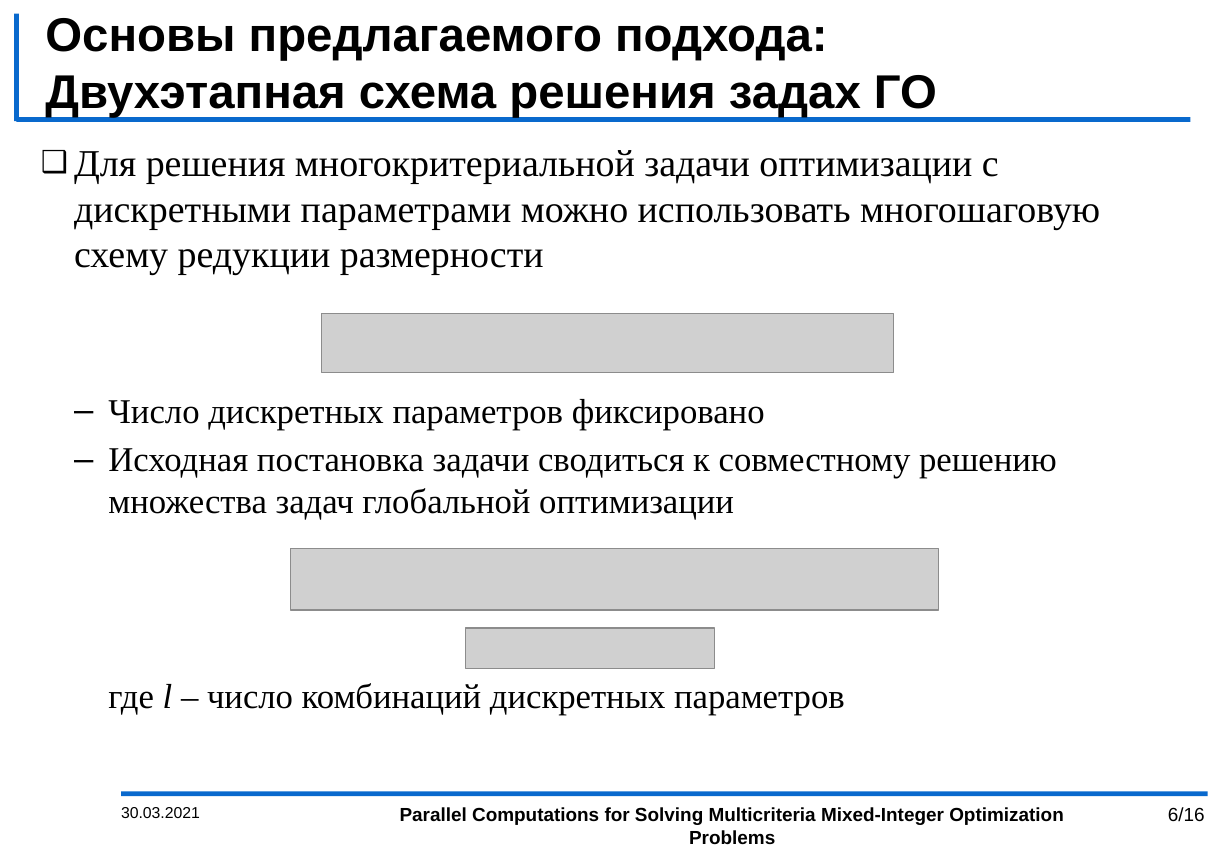
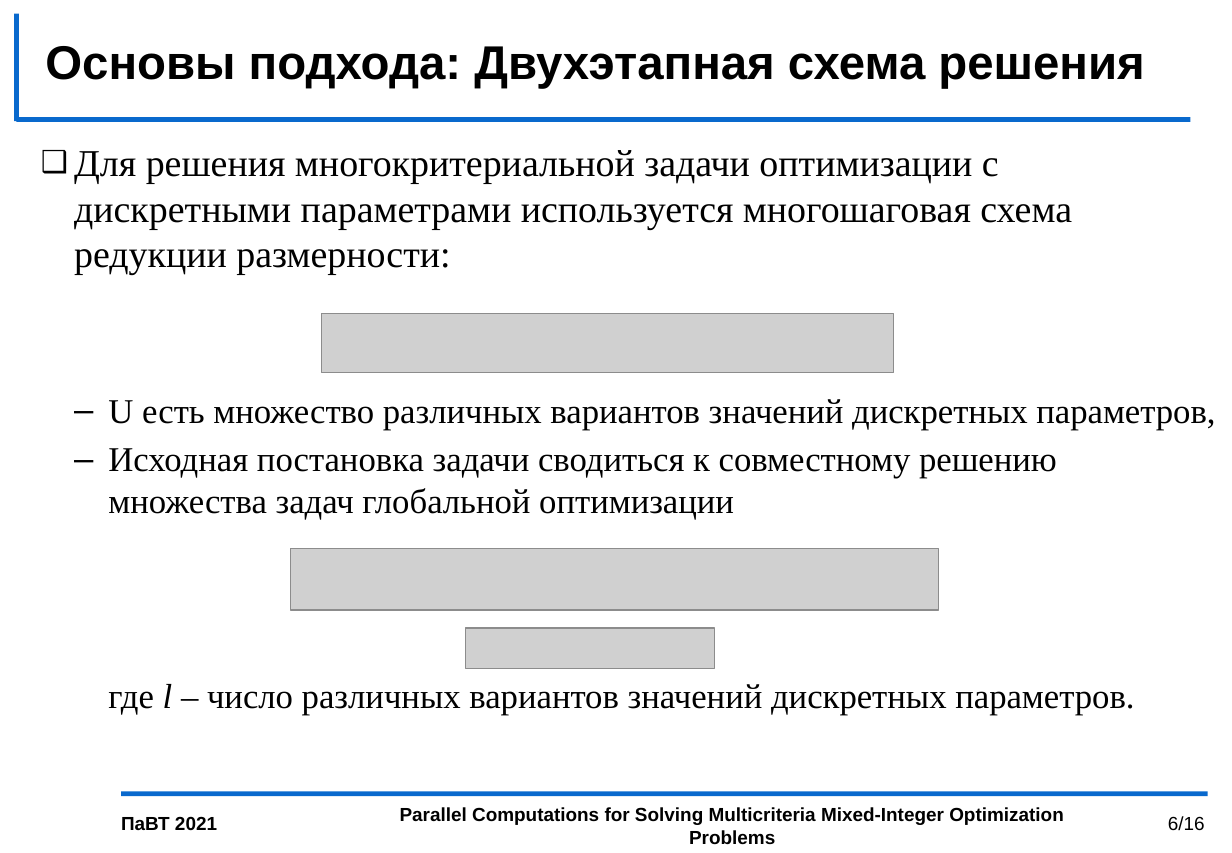
Before and after one commit to kabarkalov/GlobOptPapers, a slide deck: slide 6 of 2021/PСT_GergelKozinov/PCT2021_kozinov.pptx. Drawn at 1232x853 pixels with LibreOffice and Linux fonts; fonts in the diff are those of the drawing; grey boxes stand for pictures; background and template pictures are left out. Boxes give left, top, right and bottom in pixels: in the first picture for what was removed or moved away, otherwise in the second. Text is boxed around its words. In the diff, an @@ line names an element or a change of style, - is before the commit and + after.

```diff
--- a/2021/PСT_GergelKozinov/PCT2021_kozinov.pptx
+++ b/2021/PСT_GergelKozinov/PCT2021_kozinov.pptx
@@ title at bbox=[45, 46, 1144, 89]: text changed @@
-Основы предлагаемого подхода:
-Двухэтапная схема решения задах ГО
+Основы подхода: Двухэтапная схема решения
@@ text at bbox=[74, 150, 1215, 429]: text changed @@
-❑ Для решения многокритериальной задачи оптимизации с дискретными параметрами можно использовать многошаговую схему редукции размерности
-  – Число дискретных параметров фиксировано
+❑ Для решения многокритериальной задачи оптимизации с дискретными параметрами используется многошаговая схема редукции размерности:
+  – U есть множество различных вариантов значений дискретных параметров,
@@ text at bbox=[108, 684, 1134, 714]: text changed @@
-  где l – число комбинаций дискретных параметров
+  где l – число различных вариантов значений дискретных параметров.
@@ page number: place and size @@
-page number at bbox=[1168, 807, 1205, 822]
+page number at bbox=[1168, 816, 1205, 831]
@@ text at bbox=[121, 816, 217, 830]: text changed; size 10 to 12 pt; bold on @@
-30.03.2021
+ПаВТ 2021
```
Also in this commit, not shown: 15 other slides changed.
